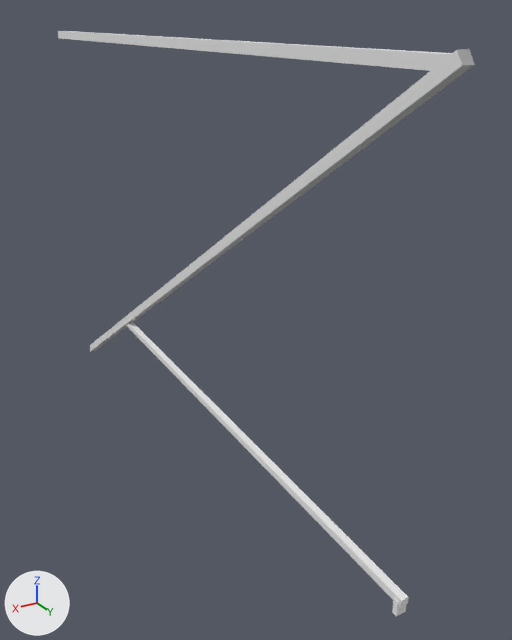
Two versions of the OBJ model common/src/main/resources/assets/pantographsandwires/models/block/cantilever/single/5/cantilever_center_5px.obj, one commit apart.
Both versions are drawn from a 50 mm lens placed at (2.55, 5.49, 0.82), pointed at (0.14, 1.47, -1.19). Lighting does not change. The marker at lower left points along +X, +Y and +Z. The first picture is the older version. Where no turn or scale is listed for an object, it has been applied to the vertices.

The first picture shows '10933fa3-ae58-474a-9eda-3b94c0aad8e5', '12bb9feb-8e85-4596-886c-d317d51d14b8', 'a08d5e4d-dded-40cb-b29b-374db9ad0d17', 'a410cb71-70ec-4690-90f6-1ea5d5e3ab7e'.
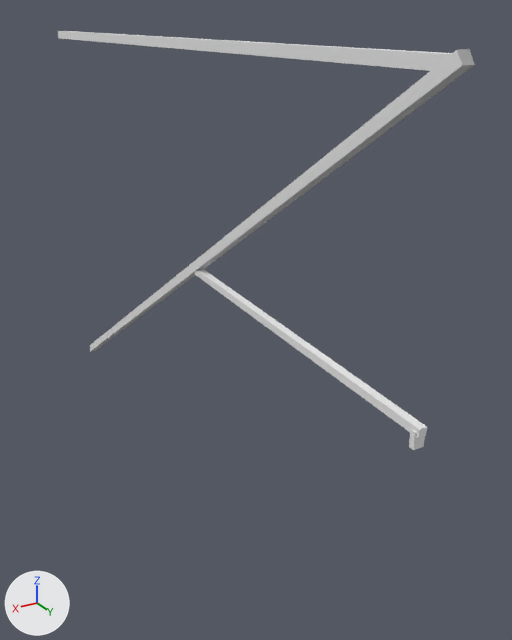
Pixel boxes [x1, y1, x2, y2] of what changed, in the pictures (512 x 640 px):
```json
{"object": "a410cb71-70ec-4690-90f6-1ea5d5e3ab7e", "change": "deleted", "before": [126, 322, 408, 608]}
{"object": "b6233ab3-8581-4afb-818a-a6a34cacc774", "change": "added", "after": [193, 269, 427, 438]}
{"object": "d4f14539-6d05-452e-9d16-726d2b048be9", "change": "added", "after": [409, 429, 425, 450]}
{"object": "10933fa3-ae58-474a-9eda-3b94c0aad8e5", "change": "deleted", "before": [392, 598, 406, 617]}
```

The change, as JSON lines over the scene's bpy script:
```json
{"op": "add", "block": "me_d4f14539_6d05_452e_9d16_726d2b048be9", "code": ["me_d4f14539_6d05_452e_9d16_726d2b048be9 = bpy.data.meshes.new('d4f14539-6d05-452e-9d16-726d2b048be9')", "me_d4f14539_6d05_452e_9d16_726d2b048be9.from_pydata(...)  # a box spanning x 0.4688..0.5312, y 3.4844..3.5156, z -1.0..-0.9063", "me_d4f14539_6d05_452e_9d16_726d2b048be9.materials.append(mat_m_d01e7a2a_8f73_2e81_4c23_374b2442e0d3)  # white #e7e7e7"]}
{"op": "add", "block": "me_b6233ab3_8581_4afb_818a_a6a34cacc774", "code": ["me_b6233ab3_8581_4afb_818a_a6a34cacc774 = bpy.data.meshes.new('b6233ab3-8581-4afb-818a-a6a34cacc774')", "me_b6233ab3_8581_4afb_818a_a6a34cacc774.from_pydata([(0.52, 1.33, -0.79), (0.52, 3.53, -0.88), (0.52, 1.26, -0.83), (0.52, 3.53, -0.93), (0.48, 3.53, -0.88), (0.48, 1.33, -0.79), (0.48, 3.53, -0.93), (0.48, 1.26, -0.83)], [], [(3, 6, 4, 1), (2, 3, 1, 0), (7, 2, 0, 5), (6, 7, 5, 4), (5, 0, 1, 4), (6, 3, 2, 7)])", "me_b6233ab3_8581_4afb_818a_a6a34cacc774.materials.append(mat_m_53ac917a_6908_652e_015c_c53640b020ed)  # white #e7e7e7"]}
{"op": "remove", "block": "ob_10933fa3_ae58_474a_9eda_3b94c0aad8e5", "code": ["ob_10933fa3_ae58_474a_9eda_3b94c0aad8e5 = bpy.data.objects.new('10933fa3-ae58-474a-9eda-3b94c0aad8e5', me_10933fa3_ae58_474a_9eda_3b94c0aad8e5)", "ob_10933fa3_ae58_474a_9eda_3b94c0aad8e5.location = (0.0, 0.0, 0.0)"]}
{"op": "remove", "block": "ob_a410cb71_70ec_4690_90f6_1ea5d5e3ab7e", "code": ["ob_a410cb71_70ec_4690_90f6_1ea5d5e3ab7e = bpy.data.objects.new('a410cb71-70ec-4690-90f6-1ea5d5e3ab7e', me_a410cb71_70ec_4690_90f6_1ea5d5e3ab7e)", "ob_a410cb71_70ec_4690_90f6_1ea5d5e3ab7e.location = (0.0, 0.0, 0.0)"]}
{"op": "add", "block": "ob_d4f14539_6d05_452e_9d16_726d2b048be9", "code": ["ob_d4f14539_6d05_452e_9d16_726d2b048be9 = bpy.data.objects.new('d4f14539-6d05-452e-9d16-726d2b048be9', me_d4f14539_6d05_452e_9d16_726d2b048be9)", "ob_d4f14539_6d05_452e_9d16_726d2b048be9.location = (0.0, 0.0, 0.0)"]}
{"op": "add", "block": "ob_b6233ab3_8581_4afb_818a_a6a34cacc774", "code": ["ob_b6233ab3_8581_4afb_818a_a6a34cacc774 = bpy.data.objects.new('b6233ab3-8581-4afb-818a-a6a34cacc774', me_b6233ab3_8581_4afb_818a_a6a34cacc774)", "ob_b6233ab3_8581_4afb_818a_a6a34cacc774.location = (0.0, 0.0, 0.0)"]}
```
